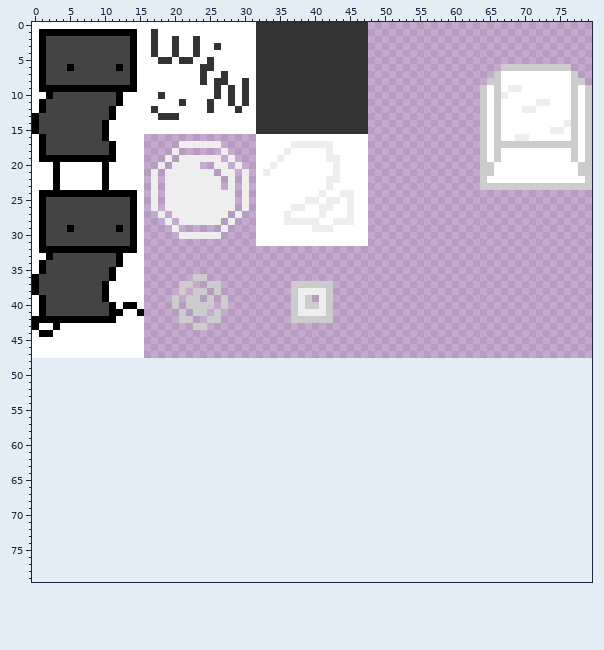
Sprite sheet -- bin/spritesheet.png. That is the earlier state.
The file is 80x48 pixels. The old version is drawn lined up with the new one, on the new canvas.
After:
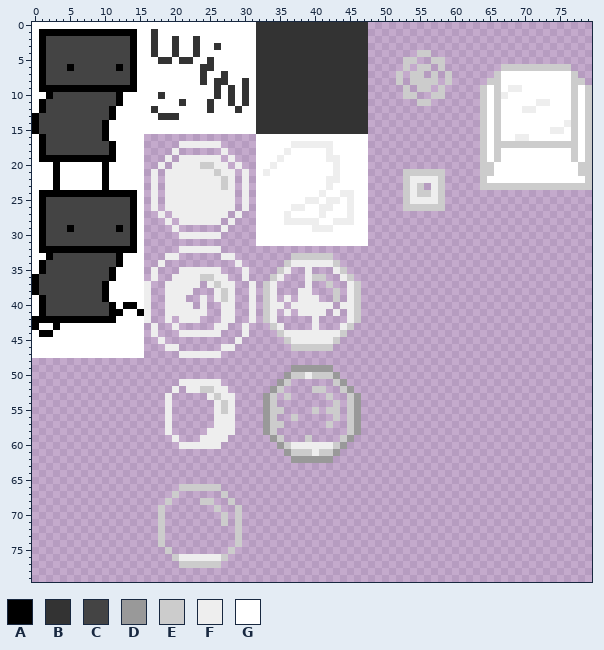
Palette (. is transparent): A #000000  B #333333  C #444444  D #999999  E #cccccc  F #eeeeee  G #ffffff
Change:
canvas 80x48 -> 80x80
@@ x 50..61 @@
  3 ............
- 4 ............
- 5 ............
- 6 ............
- 7 ............
- 8 ............
- 9 ............
-10 ............
-11 ............
+ 4 .....EE.....
+ 5 ...EE..EE...
+ 6 ...E.EE.E...
+ 7 ..E.EE.E.E..
+ 8 ..E.EEEE.E..
+ 9 ...E.EE.E...
+10 ...EE..EE...
+11 .....EE.....
 12 ............
@@ x 22..60 @@
 19 FFFFF.F...GGGFGGGGGGFFGGGG.............
-20 FF..FF.F..GGFGGGGGGGGFGGGG.............
-21 FFFF.FF.F.GFGGGGGGGGGFGGGG.............
-22 FFFFF.F.F.GGGGGGGGGGFFGGGG.............
-23 FFFFF.F.F.GGGGGGGGGGFGGGGG.............
-24 FFFFFFF.F.GGGGGGGGGFGGFFGG.............
-25 FFFFFFF.F.GGGGGGGFFGFFGFGG.............
-26 FFFFFFF.F.GGGGGFFGGFFGGFGG.............
+20 FFEEFF.F..GGFGGGGGGGGFGGGG.............
+21 FFFFEFF.F.GFGGGGGGGGGFGGGG.....EEEEEE..
+22 FFFFFEF.F.GGGGGGGGGGFFGGGG.....EFFFFE..
+23 FFFFFEF.F.GGGGGGGGGGFGGGGG.....EFE.FE..
+24 FFFFFFF.F.GGGGGGGGGFGGFFGG.....EFEEFE..
+25 FFFFFFF.F.GGGGGGGFFGFFGFGG.....EFFFFE..
+26 FFFFFFF.F.GGGGGFFGGFFGGFGG.....EEEEEE..
 27 FFFFFF.F..GGGGFGGGGFGGGFGG.............
@@ x 14..48 @@
 31 AG................GGGGGGGGGGGGGGGG.
-32 AG.................................
-33 GG.................................
-34 GG.................................
-35 GG.................................
-36 GG.......EE........................
-37 GG.....EE..EE..........EEEEEE......
-38 GG.....E.EE.E..........EFFFFE......
-39 GG....E.EE.E.E.........EFE.FE......
-40 AG....E.EEEE.E.........EFEEFE......
-41 GA.....E.EE.E..........EFFFFE......
-42 GG.....EE..EE..........EEEEEE......
-43 GG.......EE........................
-44 GG.................................
-45 GG.................................
-46 GG.................................
-47 GG.................................
+32 AG.....FFFFFF......................
+33 GG...FF......FF........EEEEEE......
+34 GG..F..........F......EFFFFFFE.....
+35 GG.F...FFFFFF...F....EF..F...FE....
+36 GG.F..FFFFEEFF..F...EF...FEE..FE...
+37 GGF..FFFFF.FEFF..F.EF....F..E..FE..
+38 GGF..FFFF...FEF..F.EF...FF...E.FE..
+39 GGF..FFF..F.FEF..F.EF.F.FFF..E.FE..
+40 AGF..FFFF.F..FF..F.EFF.FFFFFF.FFE..
+41 GAF..FFFFFF..FF..F.EF.F.FFFF.F.FE..
+42 GGF..F.FFF...FF..F.EF.....F....FE..
+43 GG.F..F.....FF..F...EF....F...FE...
+44 GG.F...FFFFFF...F....EFFFFFFFFE....
+45 GG..F..........F......EFFFFFFE.....
+46 GG...FF......FF........EEEEEE......
+47 GG.....FFFFFF......................
 48 ...................................
-49 ...................................
-50 ...................................
-51 ...................................
-52 ...................................
-53 ...................................
-54 ...................................
-55 ...................................
-56 ...................................
-57 ...................................
-58 ...................................
-59 ...................................
-60 ...................................
-61 ...................................
-62 ...................................
+49 .......................DDDDDD......
+50 ......................DEEFEEED.....
+51 .......FFFFFF........DE......ED....
+52 ......F.FFEEFF......DE....EE..ED...
+53 .....F.....FEFF....DE.E.....E..ED..
+54 .....F......FEF....DE........E.ED..
+55 .....F......FEF....DEE....E.EE.ED..
+56 .....F......FFF....DE..E.....E.ED..
+57 .....F......FFF....DEE......E..ED..
+58 .....F.....FFFF....DE..........ED..
+59 ......F...FFFF......DE...E....ED...
+60 .......FFFFFF........DEFFFFFFED....
+61 ......................DEEEFEED.....
+62 .......................DDDDDD......
 63 ...................................
@@ x 16..31 @@
 65 ................
-66 ................
-67 ................
-68 ................
-69 ................
-70 ................
-71 ................
-72 ................
-73 ................
-74 ................
-75 ................
-76 ................
-77 ................
+66 .....EEEEEE.....
+67 ....E......E....
+68 ...E....EE..E...
+69 ..E.......E..E..
+70 ..E........E.E..
+71 ..E........E.E..
+72 ..E..........E..
+73 ..E..........E..
+74 ..E..........E..
+75 ...E........E...
+76 ....EFFFFFFE....
+77 .....EEEEEE.....
 78 ................
Boxes around the changes in both pictures, in picture pixels (x1, y1, x2, y2):
added: (396, 50, 452, 106)
added: (200, 162, 228, 190)
added: (403, 169, 445, 211)
changed: (144, 246, 361, 463)
added: (158, 484, 242, 568)
